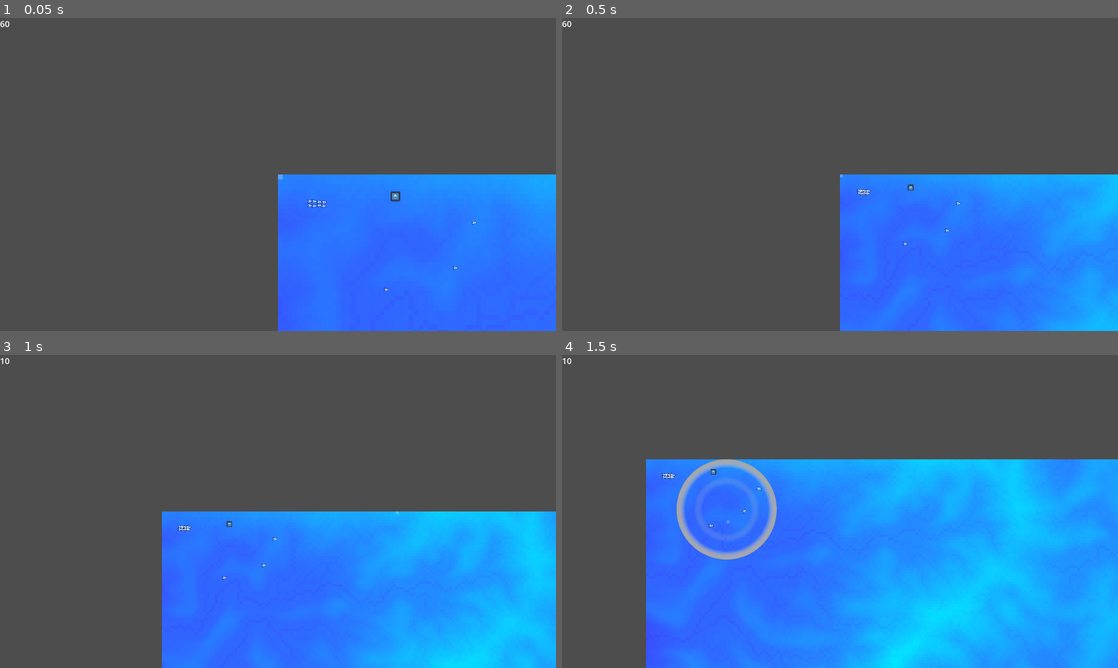
Above: before the commit, frames 1-4 (two rows, left to right).
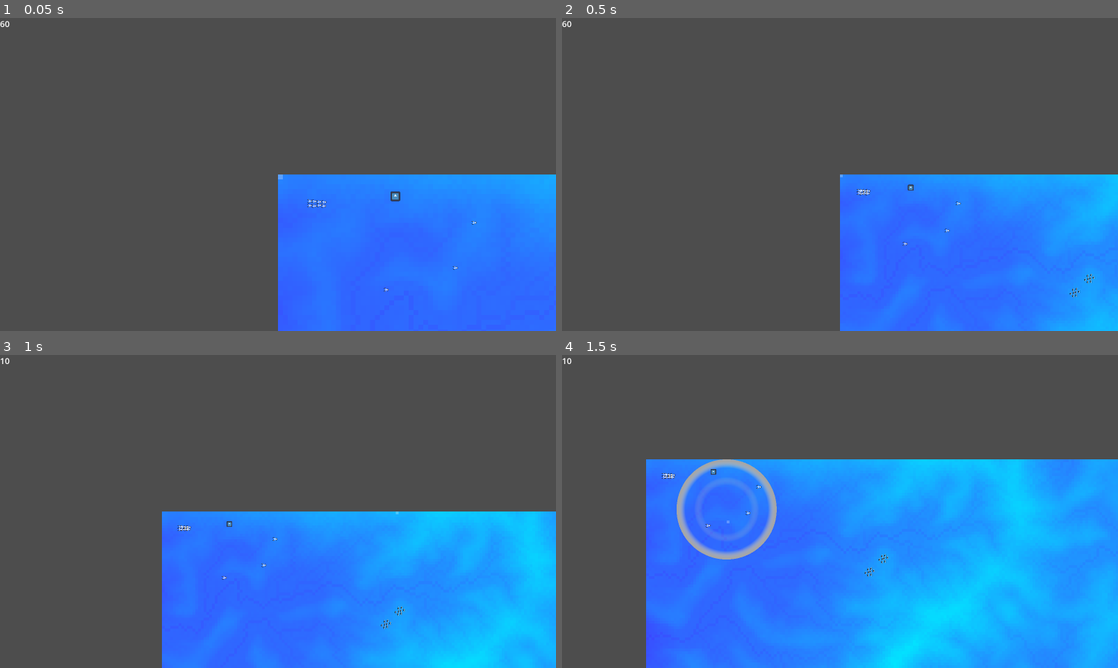
Above: after the commit, the same moments.

Repository: ethan555/terrain-game
Game: Godot game, scene res://Levels/level.tscn
Same seed, same stepped clock (60 frames per second), same inputs: the game is played once before the commit and once after it. The engine's default icon, where the game draws it, is replaced by a stand-in: a white triangle on a blue panel in a dark square.
Inputs (mouse positions are in pixels of both pictures, inside the frame that each line leads up to):
- Up to frame 1 (0.05 s): no input
- Up to frame 2 (0.5 s): no input
- Up to frame 3 (1 s): move the mouse to (400, 495) at 0.52 s; hold D (right) from 0.53 s (still down); hold Backspace (end_turn) from 0.53 s (still down); click (400, 495) at 0.67 s
- Up to frame 4 (1.5 s): move the mouse to (728, 527) at 1.27 s; release D (right) at 1.28 s; release Backspace (end_turn) at 1.28 s; hold S (down) from 1.28 s (still down); tap R (spawn_unit_0) at 1.35 s; click (728, 527) at 1.42 s

Frame 1 is identical in both runs. In frame 2, less than 0.1% of the frame differs, in the area x 91-96%, y 81-90%; in frame 3, less than 0.1%; in frame 4, less than 0.1%, in the area x 25-59%, y 41-71%.

Commit message:
Infantry

Diff:
--- a/Buildings/Mech/factory.tscn
+++ b/Buildings/Mech/factory.tscn
@@ -1,13 +1,14 @@
-[gd_scene load_steps=4 format=3 uid="uid://ctnx3asmiv0xs"]
+[gd_scene load_steps=5 format=3 uid="uid://ctnx3asmiv0xs"]
 
 [ext_resource type="PackedScene" uid="uid://baaccbp77y6p8" path="res://Buildings/building.tscn" id="1_2ywug"]
+[ext_resource type="PackedScene" uid="uid://bblffax8bb1uc" path="res://Units/Mech/infantry.tscn" id="2_cnf40"]
 [ext_resource type="PackedScene" uid="uid://di62n3hfpq5ya" path="res://Units/Mech/levtank.tscn" id="3_dj51t"]
 
 [sub_resource type="RectangleShape2D" id="RectangleShape2D_s23ht"]
 size = Vector2(32, 32)
 
 [node name="Factory" instance=ExtResource("1_2ywug")]
-spawnable_units = Array[PackedScene]([ExtResource("3_dj51t")])
+spawnable_units = Array[PackedScene]([ExtResource("2_cnf40"), ExtResource("3_dj51t")])
 
 [node name="Stats" parent="." index="1"]
 MAX_HEALTH = 100.0
--- a/Buildings/building.gd
+++ b/Buildings/building.gd
@@ -21,7 +21,6 @@
     controller.next_round_signal.connect(_on_next_round_signal)
 
 func spawn_units():
-    print("Spawning Units")
     for i in range(len(spawning_units)):
         var unit_number = spawning_units[i]
         if unit_number < 1:
@@ -60,5 +59,4 @@
 
 
 func _on_death() -> void:
-    print("BUILDING DOWN")
     queue_free()
--- a/Levels/level.tscn
+++ b/Levels/level.tscn
@@ -8,6 +8,7 @@
 [ext_resource type="PackedScene" uid="uid://di62n3hfpq5ya" path="res://Units/Mech/levtank.tscn" id="4_6ybn6"]
 [ext_resource type="PackedScene" uid="uid://bllpl8v71bihn" path="res://Control/wall.tscn" id="4_oe0rq"]
 [ext_resource type="PackedScene" uid="uid://ctnx3asmiv0xs" path="res://Buildings/Mech/factory.tscn" id="9_gi1d6"]
+[ext_resource type="PackedScene" uid="uid://bblffax8bb1uc" path="res://Units/Mech/infantry.tscn" id="9_x37bf"]
 
 [sub_resource type="Resource" id="Resource_fya7a"]
 script = ExtResource("4_6bcgg")
@@ -96,3 +97,67 @@
 [node name="Factory" parent="." instance=ExtResource("9_gi1d6")]
 position = Vector2(388, 72)
 faction = SubResource("Resource_fya7a")
+
+[node name="Infantry" parent="." instance=ExtResource("9_x37bf")]
+position = Vector2(1373, 570)
+faction = SubResource("Resource_w5f52")
+
+[node name="Infantry2" parent="." instance=ExtResource("9_x37bf")]
+position = Vector2(1293, 646)
+faction = SubResource("Resource_w5f52")
+
+[node name="Infantry3" parent="." instance=ExtResource("9_x37bf")]
+position = Vector2(1358, 591)
+faction = SubResource("Resource_w5f52")
+
+[node name="Infantry4" parent="." instance=ExtResource("9_x37bf")]
+position = Vector2(1278, 667)
+faction = SubResource("Resource_w5f52")
+
+[node name="Infantry5" parent="." instance=ExtResource("9_x37bf")]
+position = Vector2(1359, 557)
+faction = SubResource("Resource_w5f52")
+
+[node name="Infantry6" parent="." instance=ExtResource("9_x37bf")]
+position = Vector2(1279, 633)
+faction = SubResource("Resource_w5f52")
+
+[node name="Infantry7" parent="." instance=ExtResource("9_x37bf")]
+position = Vector2(1344, 578)
+faction = SubResource("Resource_w5f52")
+
+[node name="Infantry8" parent="." instance=ExtResource("9_x37bf")]
+position = Vector2(1264, 654)
+faction = SubResource("Resource_w5f52")
+
+[node name="Infantry9" parent="." instance=ExtResource("9_x37bf")]
+position = Vector2(1391, 566)
+faction = SubResource("Resource_w5f52")
+
+[node name="Infantry10" parent="." instance=ExtResource("9_x37bf")]
+position = Vector2(1311, 642)
+faction = SubResource("Resource_w5f52")
+
+[node name="Infantry11" parent="." instance=ExtResource("9_x37bf")]
+position = Vector2(1376, 587)
+faction = SubResource("Resource_w5f52")
+
+[node name="Infantry12" parent="." instance=ExtResource("9_x37bf")]
+position = Vector2(1296, 663)
+faction = SubResource("Resource_w5f52")
+
+[node name="Infantry13" parent="." instance=ExtResource("9_x37bf")]
+position = Vector2(1377, 553)
+faction = SubResource("Resource_w5f52")
+
+[node name="Infantry14" parent="." instance=ExtResource("9_x37bf")]
+position = Vector2(1297, 629)
+faction = SubResource("Resource_w5f52")
+
+[node name="Infantry15" parent="." instance=ExtResource("9_x37bf")]
+position = Vector2(1362, 574)
+faction = SubResource("Resource_w5f52")
+
+[node name="Infantry16" parent="." instance=ExtResource("9_x37bf")]
+position = Vector2(1282, 650)
+faction = SubResource("Resource_w5f52")
--- a/Projectiles/bullet.tscn
+++ b/Projectiles/bullet.tscn
@@ -5,14 +5,17 @@
 
 [sub_resource type="Resource" id="Resource_eq1b0"]
 script = ExtResource("2_78d87")
-damage = 10.0
+damage = 2.0
 multiplier = 1.0
 
 [sub_resource type="CircleShape2D" id="CircleShape2D_42l7q"]
-radius = 8.0
+radius = 2.0
 
 [node name="Bullet" instance=ExtResource("1_fpsnk")]
 attack = SubResource("Resource_eq1b0")
 
+[node name="Sprite2D" parent="." index="0"]
+scale = Vector2(0.25, 0.25)
+
 [node name="CollisionShape2D" type="CollisionShape2D" parent="Hitbox" index="0"]
 shape = SubResource("CircleShape2D_42l7q")
--- a/Projectiles/projectile.gd
+++ b/Projectiles/projectile.gd
@@ -50,7 +50,6 @@
         velocity = speed * tdir
 
 func hit_target() -> void:
-    print("WE GOT HIM")
     if is_instance_valid(target):
         target.stats.damage(attack)
     queue_free()
@@ -77,5 +76,4 @@
     position += velocity * _delta
 
 func _on_impact(_body: Node) -> void:
-    print("IMPACT")
     pass
--- /dev/null
+++ b/Projectiles/shell.tscn
@@ -0,0 +1,18 @@
+[gd_scene load_steps=5 format=3 uid="uid://bi53gs4igb74m"]
+
+[ext_resource type="PackedScene" uid="uid://bhuqvmhiax2yl" path="res://Projectiles/projectile.tscn" id="1_y2sla"]
+[ext_resource type="Script" path="res://Units/Attack.gd" id="2_f8plh"]
+
+[sub_resource type="Resource" id="Resource_sopjt"]
+script = ExtResource("2_f8plh")
+damage = 10.0
+multiplier = 1.0
+
+[sub_resource type="CircleShape2D" id="CircleShape2D_2vo33"]
+radius = 8.0
+
+[node name="Shell" instance=ExtResource("1_y2sla")]
+attack = SubResource("Resource_sopjt")
+
+[node name="CollisionShape2D" type="CollisionShape2D" parent="Hitbox" index="0"]
+shape = SubResource("CircleShape2D_2vo33")
--- a/Terrain/terrain.gd
+++ b/Terrain/terrain.gd
@@ -121,7 +121,6 @@
 
     func set_destination(id, position, particles):
         var selected_position = scale_position(position)
-        print("Selected position: " + str(selected_position))
         if not check_cell(selected_position):
             return
         var destination = get_cell(selected_position)
@@ -191,8 +190,6 @@
         cell_queue.clear()
         visited.clear()
         max_distances[id] = size.x * size.y
-        print(max_distances[id])
-        print(operations)
         return true
 
     func process(particles : GPUParticles2D, sprite : Sprite2D, delta):
@@ -305,20 +302,22 @@
     var destination = map.get_destination(id)
     return destination
 
-func get_unit_move(unit_position : Vector2):
+func get_unit_move(unit_position : Vector2, faction: Faction):
+    if faction.id != 0:
+        return Vector2.ZERO
     var scaled_position = map.world_to_map(unit_position)
     var unit_cell : Cell = map.get_cell(scaled_position)
     return unit_cell.direction
 
 
 func _draw():
-    print("WOW")
-    var line_length = (float(map.scale)) / 2
-    for r in range(map.size.x):
-        for c in range(map.size.y):
-            var cell = map.get_cell(Vector2i(r, c))
-            # if cell.cost == 0:
-            #     continue
-            var cell_position = map.get_cell_position_world(cell)
-            draw_line(cell_position, cell_position + cell.direction * line_length, debug_color, 1.0)
+    pass
+    # var line_length = (float(map.scale)) / 2
+    # for r in range(map.size.x):
+    #     for c in range(map.size.y):
+    #         var cell = map.get_cell(Vector2i(r, c))
+    #         # if cell.cost == 0:
+    #         #     continue
+    #         var cell_position = map.get_cell_position_world(cell)
+    #         draw_line(cell_position, cell_position + cell.direction * line_length, debug_color, 1.0)
             # draw_string(font, cell_position, str(round(cell.cost)))
--- /dev/null
+++ b/Units/Mech/infantry.tscn
@@ -0,0 +1,26 @@
+[gd_scene load_steps=5 format=3 uid="uid://bblffax8bb1uc"]
+
+[ext_resource type="PackedScene" uid="uid://dc88vw2h1s01t" path="res://Units/unit.tscn" id="1_87dye"]
+
+[sub_resource type="CircleShape2D" id="CircleShape2D_g8gjg"]
+radius = 2.0
+
+[sub_resource type="CircleShape2D" id="CircleShape2D_c484b"]
+radius = 3.0
+
+[sub_resource type="CircleShape2D" id="CircleShape2D_1eg3w"]
+radius = 140.0
+
+[node name="Infantry" instance=ExtResource("1_87dye")]
+move_speed = 50.0
+primary_time = 0.5
+
+[node name="CollisionShape2D" type="CollisionShape2D" parent="." index="1"]
+shape = SubResource("CircleShape2D_g8gjg")
+
+[node name="CollisionShape2D" type="CollisionShape2D" parent="Hurtbox" index="0"]
+shape = SubResource("CircleShape2D_c484b")
+
+[node name="CollisionShape2D" type="CollisionShape2D" parent="Vision" index="0"]
+shape = SubResource("CircleShape2D_1eg3w")
+debug_color = Color(0, 0.6, 0.701961, 0.0196078)
--- a/Units/Mech/levtank.tscn
+++ b/Units/Mech/levtank.tscn
@@ -1,5 +1,30 @@
-[gd_scene load_steps=2 format=3 uid="uid://di62n3hfpq5ya"]
+[gd_scene load_steps=7 format=3 uid="uid://di62n3hfpq5ya"]
 
 [ext_resource type="PackedScene" uid="uid://dc88vw2h1s01t" path="res://Units/unit.tscn" id="1_7jt5f"]
+[ext_resource type="PackedScene" uid="uid://bi53gs4igb74m" path="res://Projectiles/shell.tscn" id="2_yn6ow"]
+[ext_resource type="Texture2D" uid="uid://8x65l7nwj2pi" path="res://Assets/Units/levtank/levtank_body.png" id="3_7jqtc"]
+
+[sub_resource type="CircleShape2D" id="CircleShape2D_pe7bw"]
+radius = 4.0
+
+[sub_resource type="CircleShape2D" id="CircleShape2D_i8bbo"]
+radius = 6.0
+
+[sub_resource type="CircleShape2D" id="CircleShape2D_1hjxl"]
+radius = 140.0
 
 [node name="Levtank" instance=ExtResource("1_7jt5f")]
+primary = ExtResource("2_yn6ow")
+
+[node name="Sprite2D" parent="." index="0"]
+texture = ExtResource("3_7jqtc")
+
+[node name="CollisionShape2D" type="CollisionShape2D" parent="." index="1"]
+shape = SubResource("CircleShape2D_pe7bw")
+
+[node name="CollisionShape2D" type="CollisionShape2D" parent="Hurtbox" index="0"]
+shape = SubResource("CircleShape2D_i8bbo")
+
+[node name="CollisionShape2D" type="CollisionShape2D" parent="Vision" index="0"]
+shape = SubResource("CircleShape2D_1hjxl")
+debug_color = Color(0, 0.6, 0.701961, 0.0196078)
--- a/Units/Stats.gd
+++ b/Units/Stats.gd
@@ -12,7 +12,6 @@
     health = MAX_HEALTH
 
 func damage(attack : Attack):
-    print("TAKING DAMAGE! HEALTH:" + str(health) + " DAMAGE: " + str(attack.get_damage()))
     health -= attack.get_damage()
 
     if health <= 0:
--- a/Units/unit.gd
+++ b/Units/unit.gd
@@ -47,17 +47,15 @@
     stats.connect("death", _on_death)
 
 func _on_death() -> void:
-    print("I DIED")
     queue_free()
 
 func _on_enemy_in_range(unit: Node2D) -> void:
     if verify_target(false):
         return
     if faction.check_enemy(unit.faction.faction_name):
-        print("ENEMY IN RANGE")
         target = unit
-    else:
-        print("FRIENDLIES OVER HERE")
+    # else:
+    #     print("FRIENDLIES OVER HERE")
 
 func _on_primary_timeout():
     if not verify_target(true):
@@ -66,7 +64,6 @@
 
 func _on_enemy_left_range(unit: Node2D) -> void:
     if unit == target:
-        print("HE GOT AWAY")
         reset_target(true)
 
 func reset_target(get_new: bool) -> bool:
@@ -81,7 +78,6 @@
             continue
         var unit = area.owner
         if faction.check_enemy(unit.faction.faction_name):
-            print("ENEMY IN RANGE")
             target = unit
             return true
     return false
@@ -93,7 +89,6 @@
     if target == null:
         return false
     if !is_instance_valid(target):
-        print("LOST HIM " + str(get_target_distance()) + " > " + str(vision_radius))
         return reset_target(get_new_if_false)
     return true
 
@@ -103,7 +98,6 @@
     # Shoot at target
     if not primary_ready:
         return
-    print("FIRING")
     shoot(primary)
     primary_ready = false
     primary_timer.start(primary_time)
@@ -122,7 +116,7 @@
     ai_target()
 
 func get_move(delta):
-    var input_direction : Vector2 = terrain.get_unit_move(position)
+    var input_direction : Vector2 = terrain.get_unit_move(position, faction)
     velocity = move_speed * input_direction
     var speed = velocity.length()
     if speed > 0:
--- a/Units/unit.tscn
+++ b/Units/unit.tscn
@@ -1,42 +1,23 @@
-[gd_scene load_steps=9 format=3 uid="uid://dc88vw2h1s01t"]
+[gd_scene load_steps=6 format=3 uid="uid://dc88vw2h1s01t"]
 
-[ext_resource type="Texture2D" uid="uid://8x65l7nwj2pi" path="res://Assets/Units/levtank/levtank_body.png" id="1_ar1p7"]
 [ext_resource type="Script" path="res://Units/unit.gd" id="1_tqjln"]
+[ext_resource type="Texture2D" uid="uid://dedlg4gomgelg" path="res://Assets/Units/infantry/infantry_body.png" id="2_5tmj6"]
 [ext_resource type="PackedScene" uid="uid://c8edx4pvxnycy" path="res://Units/Stats.tscn" id="3_6f5mt"]
 [ext_resource type="PackedScene" uid="uid://b811i4lglnecn" path="res://Units/Hurtbox.tscn" id="5_30kro"]
 [ext_resource type="PackedScene" uid="uid://bt8jhym3n4ary" path="res://Units/Vision.tscn" id="5_ep67k"]
-
-[sub_resource type="CircleShape2D" id="CircleShape2D_03q4q"]
-radius = 5.0
-
-[sub_resource type="CircleShape2D" id="CircleShape2D_aygxl"]
-radius = 6.0
-
-[sub_resource type="CircleShape2D" id="CircleShape2D_83e80"]
-radius = 100.0
 
 [node name="Unit" type="CharacterBody2D"]
 script = ExtResource("1_tqjln")
 
 [node name="Sprite2D" type="Sprite2D" parent="."]
-texture = ExtResource("1_ar1p7")
-
-[node name="CollisionShape2D" type="CollisionShape2D" parent="."]
-shape = SubResource("CircleShape2D_03q4q")
+texture = ExtResource("2_5tmj6")
 
 [node name="Stats" parent="." instance=ExtResource("3_6f5mt")]
 
 [node name="Hurtbox" parent="." instance=ExtResource("5_30kro")]
 
-[node name="CollisionShape2D" type="CollisionShape2D" parent="Hurtbox"]
-shape = SubResource("CircleShape2D_aygxl")
-
 [node name="Vision" parent="." instance=ExtResource("5_ep67k")]
 collision_layer = 0
 collision_mask = 2
 
-[node name="CollisionShape2D" type="CollisionShape2D" parent="Vision"]
-shape = SubResource("CircleShape2D_83e80")
-debug_color = Color(0, 0.6, 0.701961, 0.0392157)
-
 [node name="PrimaryTimer" type="Timer" parent="."]
--- a/Utils/utils.gd
+++ b/Utils/utils.gd
@@ -14,7 +14,6 @@
     var dsign = sign(b - a)
     var result = a + rate * dsign
     var dsign_result = sign(result)
-    print(str(result) + " " + str(dsign) + " " + str(dsign_result))
     if dsign != dsign_result:
         return b
     return result
Binary file added: Assets/Units/infantry/infantry_body.png
Not shown, added: Assets/Units/infantry/infantry_body.png.import
Not shown: 1 places in Levels/level.tscn that only renumber resources
Not shown, added: Assets/Units/infantry/infantry_body.xcf
